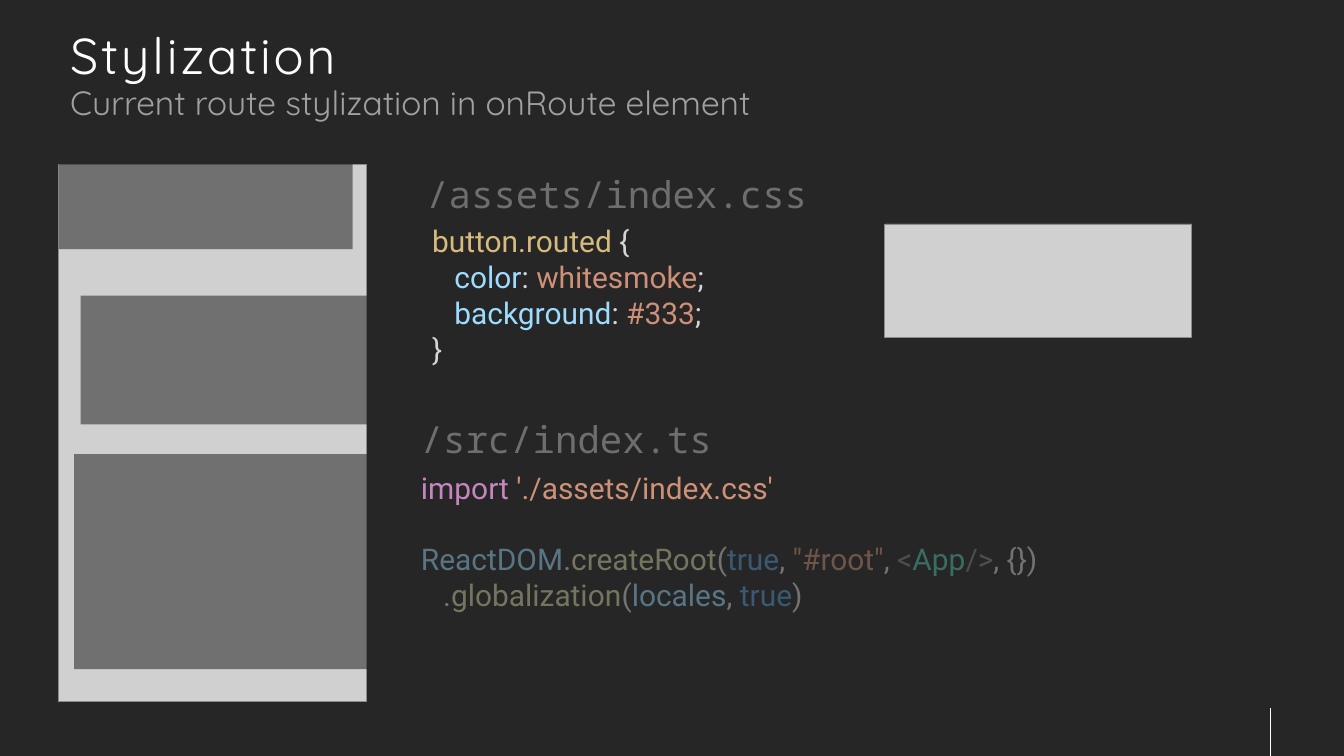
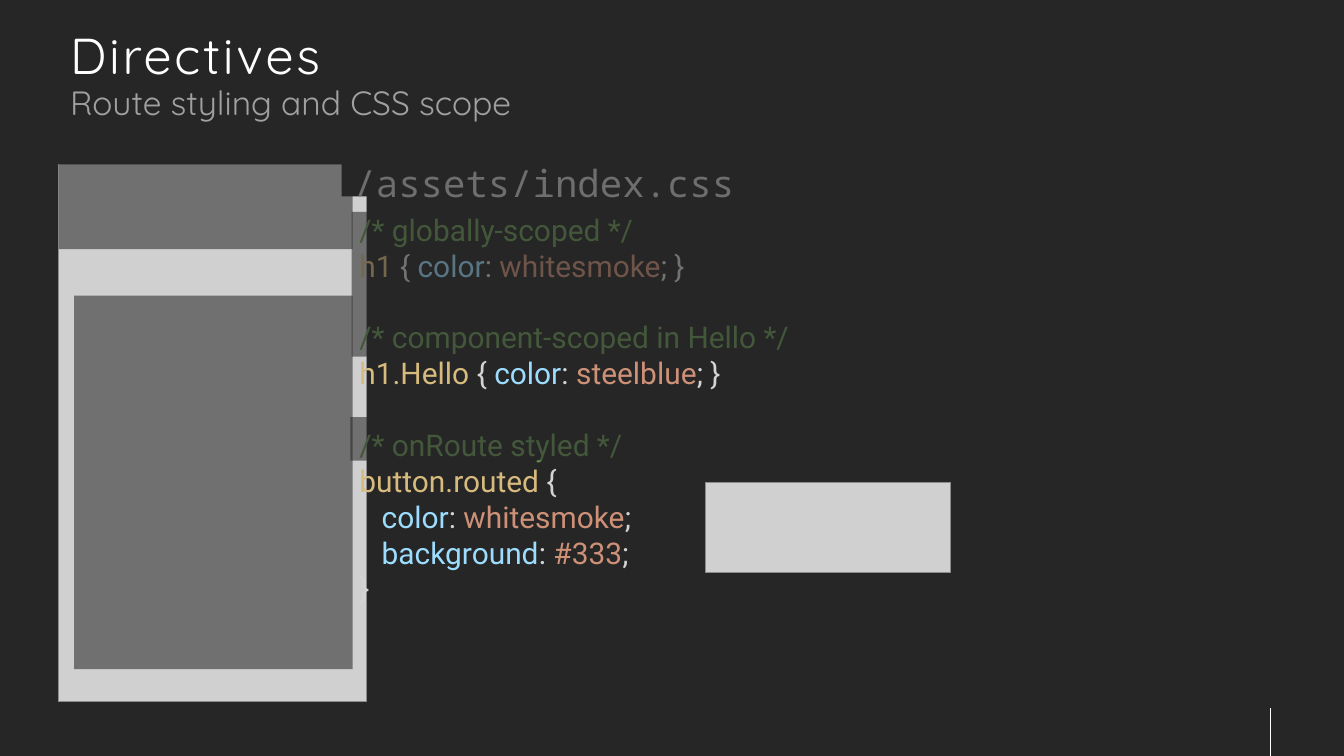
Before and after one commit to jsenaribeiro/jsenaribeiro.github.io, a slide deck: slide 25 of react-away/slides/tutorial.pptx (slide 17 before the commit). Drawn at 1344x756 pixels with LibreOffice and Linux fonts; fonts in the diff are those of the drawing; grey boxes stand for pictures. Boxes give left, top, right and bottom in pixels: in the first picture for what was removed or moved away, otherwise in the second. Text is boxed around its words. In the diff, an @@ line names an element or a change of style, - is before the commit and + after.

Commit message:
'react-away

```diff
--- a/react-away/slides/tutorial.pptx
+++ b/react-away/slides/tutorial.pptx
@@ title at (70, 38, 320, 75): text changed @@
-Stylization
+Directives
@@ text at (70, 90, 511, 122): text changed @@
-Current route stylization in onRoute element
+Route styling and CSS scope
@@ text "/assets/index.css" rewrapped from (426, 180, 807, 208) to (354, 169, 735, 207) @@
@@ text "/* globally-scoped */": place and size @@
-text "/* globally-scoped */" at (432, 229, 704, 330)
+text "/* globally-scoped */" at (359, 219, 757, 570)
@@ rectangle added at (351, 212, 1119, 357), fill #262626 at 56% opacity @@
@@ text at (359, 219, 757, 462): paragraphs added @@
+/* globally-scoped */
+h1 { color: whitesmoke; }
+/* component-scoped in Hello */
+h1.Hello { color: steelblue; }
+/* onRoute styled */
@@ rectangle: place and size @@
-rectangle at (74, 454, 368, 669)
+rectangle at (74, 296, 353, 669)
@@ rectangle removed at (81, 296, 374, 425) @@
@@ rectangle: place and size @@
-rectangle at (401, 511, 1168, 630)
+rectangle at (351, 417, 1118, 461)
@@ text removed at (421, 425, 712, 453) @@
-/src/index.ts
@@ text removed at (421, 476, 999, 613) @@
-import './assets/index.css'
-ReactDOM.createRoot(true, "#root", <App/>, {})
-.globalization(locales, true)
@@ picture: place and size @@
-picture at (885, 224, 1191, 337)
+picture at (706, 482, 951, 573)
```
Also in this commit, not shown: 12 other slides changed, 12 slides added, 17 slides removed, 45 other files.
